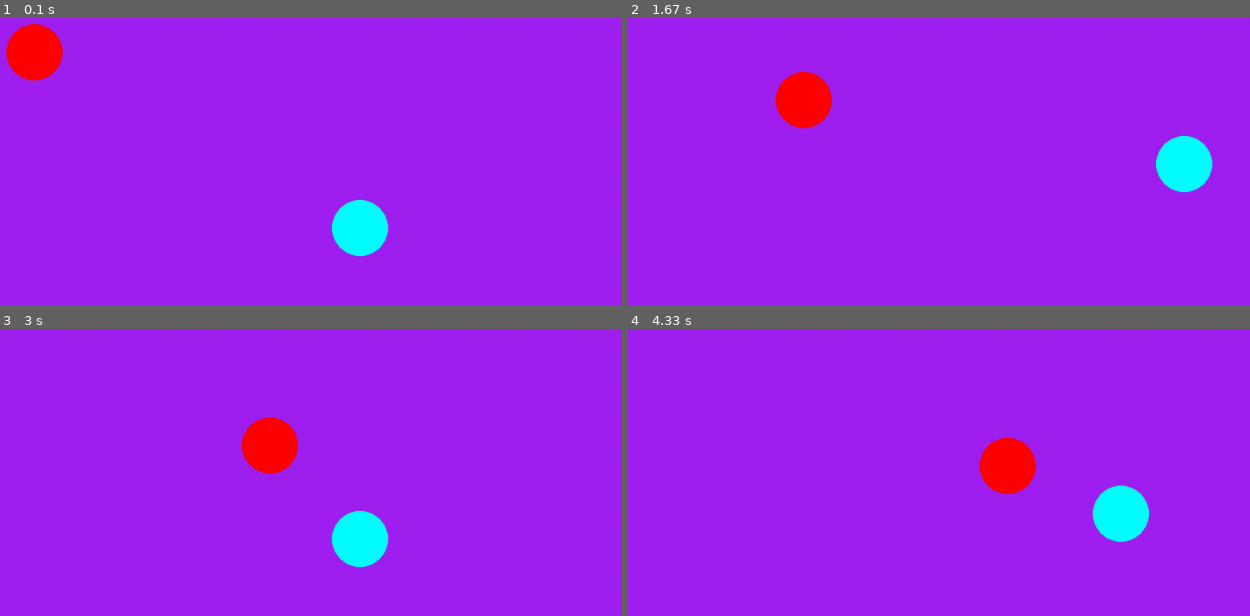
Above: before the commit, frames 1-4 (two rows, left to right).
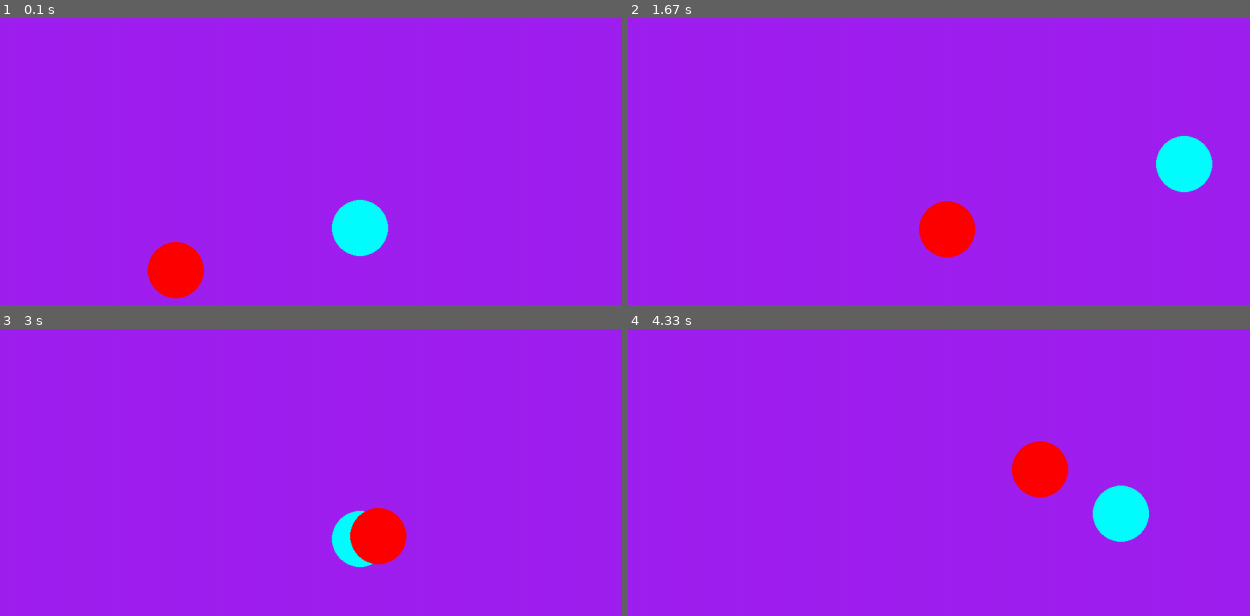
Above: after the commit, the same moments.

Repository: nielmclaren/PygameOne
Game: pygame game, started from start.py
Two runs of this game, one before a commit and one after it. Both use one fixed random seed, a clock stepped at 60 frames per second and the inputs below.
Inputs:
- Up to frame 1 (0.1 s): no input
- Up to frame 2 (1.67 s): hold D 0.33-0.8 s; hold W 0.83-1.13 s; hold D 1.17-1.63 s
- Up to frame 3 (3 s): hold A 1.67-2.2 s; hold S 2.23-2.53 s; hold A 2.57-2.97 s
- Up to frame 4 (4.33 s): hold W 3-3.37 s; hold D 3.4-4.03 s; hold S from 4.07 s (still down)

The runs differ from the first frame. In frame 1, 2.8% of the frame differs, in the area x 0-33%, y 2-98%; in frame 2, 2.8%; in frame 3, 2.9%, in the area x 38-66%, y 30-83%; in frame 4, 2.0%.

Commit message:
Factor out a World class.

Diff:
--- a/start.py
+++ b/start.py
@@ -1,8 +1,7 @@
 #!/usr/bin/python3
 
-import random
 import pygame
-from mob import Mob
+from world import World
 
 pygame.init()
 screen = pygame.display.set_mode((1280, 720))
@@ -10,8 +9,7 @@
 running = True
 dt = 0
 
-player_pos = pygame.Vector2(screen.get_width() / 2, screen.get_height() / 2)
-mob = Mob(pygame.Vector2(random.random() * screen.get_width(), random.random() * screen.get_height()))
+world = World((screen.get_width(), screen.get_height()))
 
 while running:
   for event in pygame.event.get():
@@ -23,8 +21,8 @@
 
   screen.fill("purple")
 
-  pygame.draw.circle(screen, "cyan", player_pos, 40)
-  pygame.draw.circle(screen, "red", mob.pos, 40)
+  pygame.draw.circle(screen, "cyan", world.player_pos, 40)
+  pygame.draw.circle(screen, "red", world.mob.pos, 40)
 
   keys = pygame.key.get_pressed()
   direction = pygame.Vector2()
@@ -36,11 +34,9 @@
     direction.x -= 1
   if keys[pygame.K_d]:
     direction.x += 1
+  world.set_controller(direction.normalize() if direction.magnitude() else direction)
 
-  if direction.magnitude():
-    player_pos += direction.normalize() * 300 * dt
-
-  mob.step(player_pos, dt)
+  world.step(dt)
 
   pygame.display.flip()
 
--- /dev/null
+++ b/world.py
@@ -0,0 +1,18 @@
+import pygame
+import random
+from mob import Mob
+
+class World:
+    def __init__(self, size):
+        (w, h) = size
+        self.player_pos = pygame.Vector2(w / 2, h / 2)
+        self.mob = Mob(pygame.Vector2(random.random() * w, random.random() * h))
+        self.controller_direction = pygame.Vector2()
+
+    def set_controller(self, direction):
+        self.controller_direction = direction
+
+    def step(self, dt):
+        self.player_pos += self.controller_direction * 300 * dt
+
+        self.mob.step(self.player_pos, dt)
